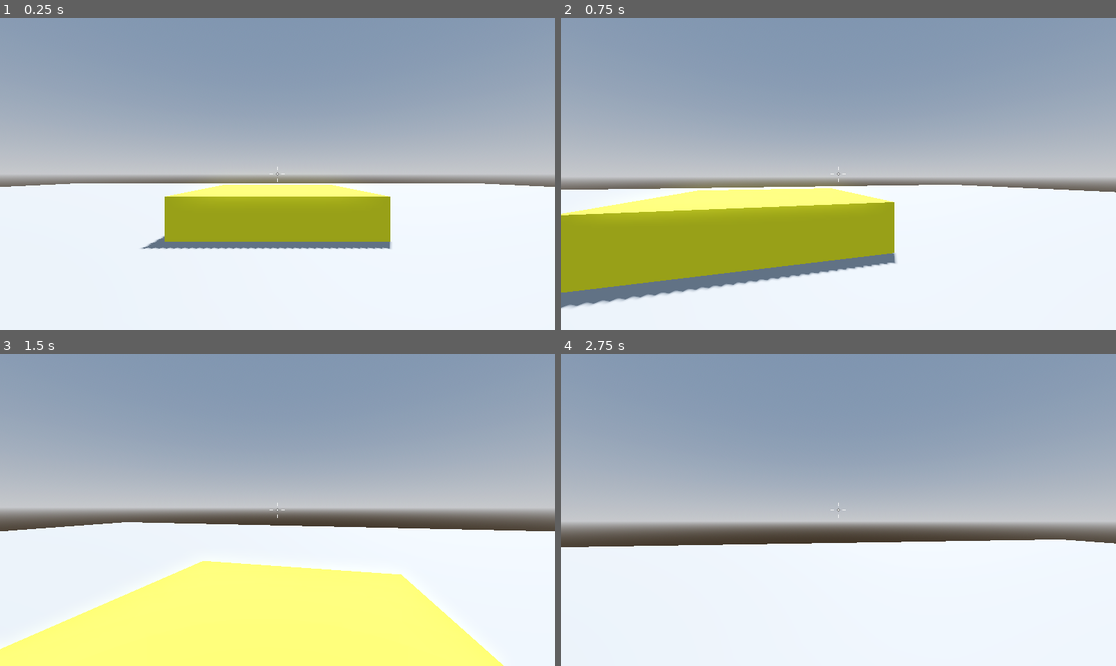
Above: before the commit, frames 1-4 (two rows, left to right).
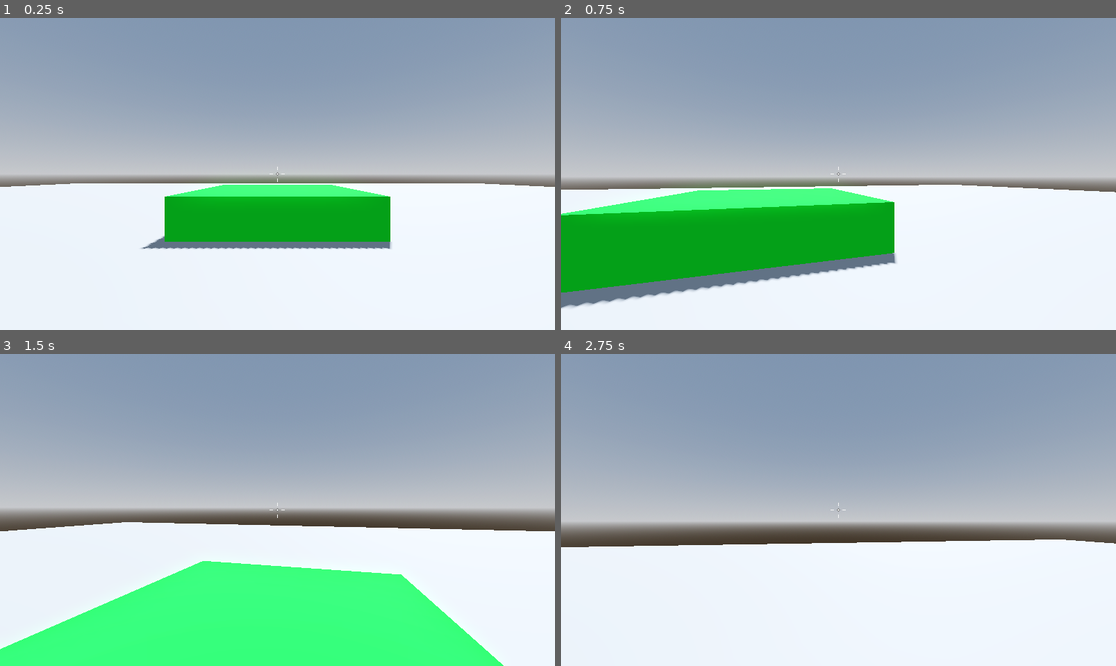
Above: after the commit, the same moments.

Repository: godot-learning-projects/robot-rampage
Game: Godot game, scene res://levels/SandBox.tscn
Two runs of this game, one before a commit and one after it. Both use one fixed random seed, a clock stepped at 60 frames per second and the inputs below.
Inputs (mouse positions are in pixels of both pictures, inside the frame that each line leads up to):
- Up to frame 1 (0.25 s): no input
- Up to frame 2 (0.75 s): tap Enter at 0.5 s; move the mouse to (866, 174) at 0.52 s; hold W (control_up) from 0.53 s (still down)
- Up to frame 3 (1.5 s): keep holding W (control_up); tap Space (control_jump) at 0.77 s; move the mouse to (249, 510) at 1.27 s
- Up to frame 4 (2.75 s): keep holding W (control_up); tap Space (control_jump) at 1.52 s; move the mouse to (849, 503) at 2.02 s

The runs differ from the first frame. In frame 1, 7.0% of the frame differs, in the area x 29-71%, y 52-72%; in frame 2, 15%; in frame 3, 21%, in the area x 0-91%, y 66-100%; in frame 4, nothing differs.

Commit message:
Changed platform color

Diff:
--- a/levels/SandBox.tscn
+++ b/levels/SandBox.tscn
@@ -16,7 +16,7 @@
 glow_enabled = true
 
 [sub_resource type="StandardMaterial3D" id="StandardMaterial3D_31d48"]
-albedo_color = Color(1, 1, 0.168627, 1)
+albedo_color = Color(0, 1, 0.168627, 1)
 
 [node name="Root" type="Node3D"]
 
